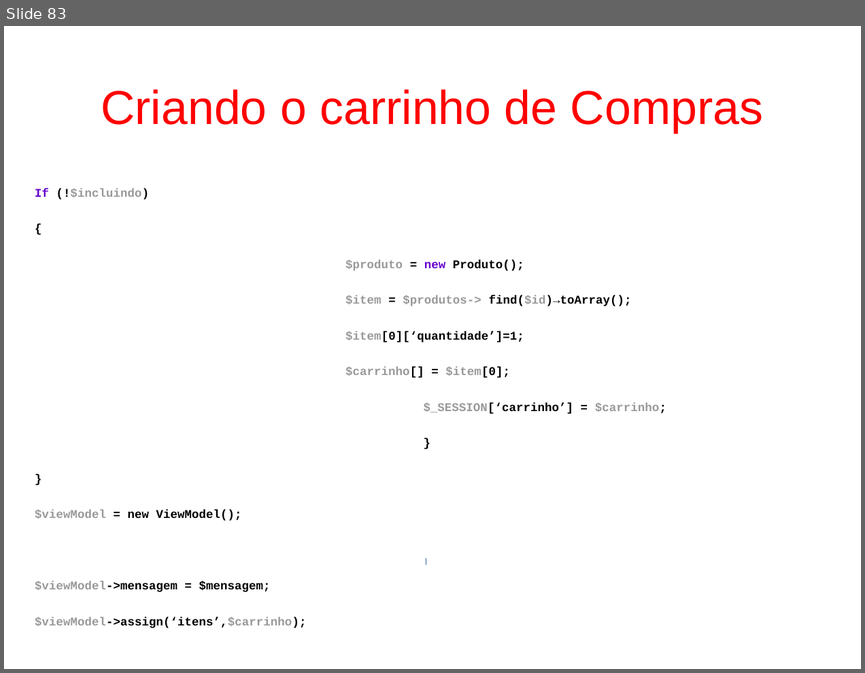
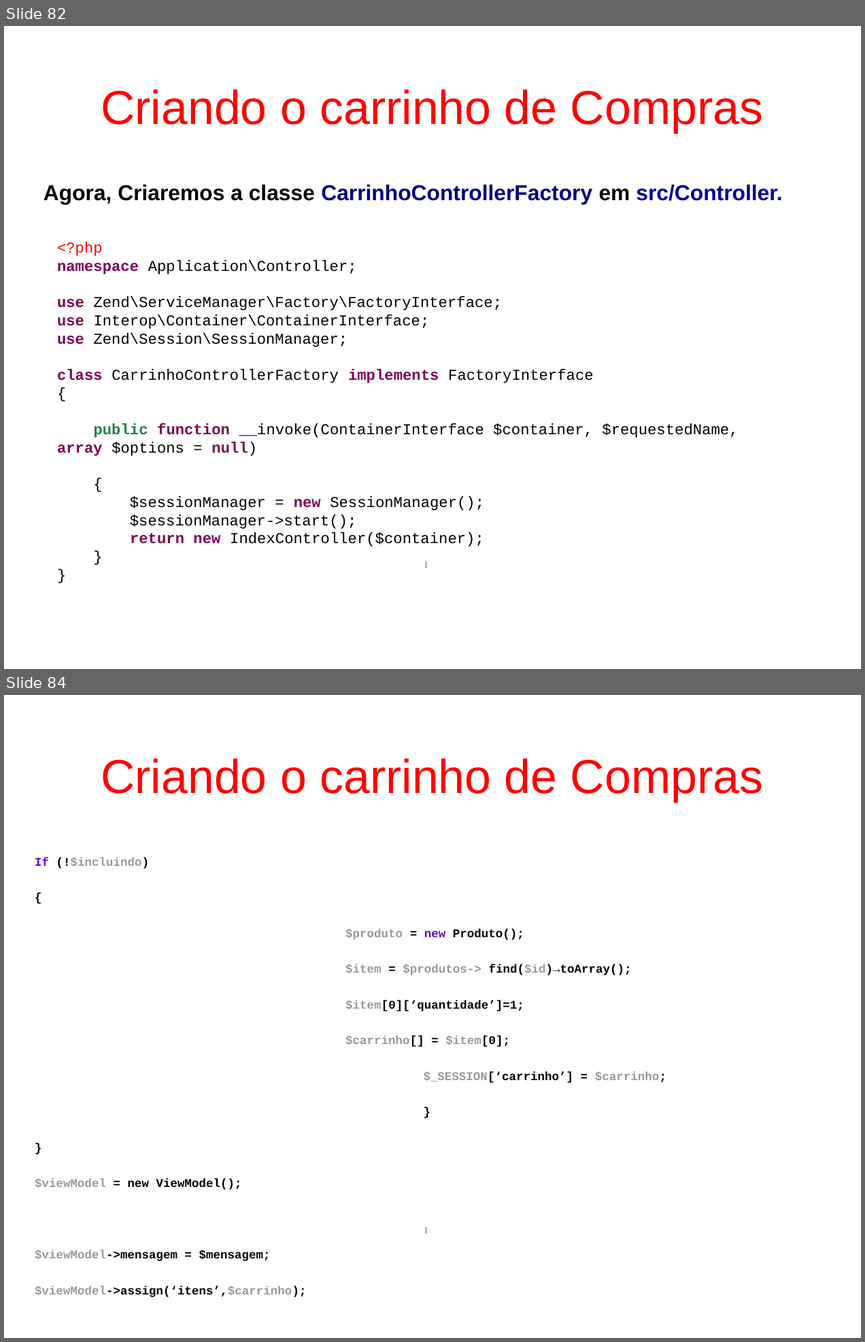
Before and after one commit to fgsl/lojasacme, a slide deck: docs/tutorial.odp. Shown one above the other, each under a label of ours: slide 83 before the commit, slides 82 and 84 after it; the slides between them are not shown. The pictures are 865x673 and 865x1342 pixels, drawn with LibreOffice and Linux fonts; fonts in the diff are those of the drawing. Boxes give left, top, right and bottom in pixels: in the first picture for what was removed or moved away, otherwise in the second. Text is boxed around its words. In the diff, an @@ line names an element or a change of style, - is before the commit and + after.

Commit message:
Criar CarrinhoControllerFactory #39

```diff
--- a/docs/tutorial.odp
+++ b/docs/tutorial.odp
@@ slide 82 added at bbox=[4, 26, 861, 669], background #FFFFFF @@
@@ title added at bbox=[101, 89, 763, 133], 44 pt, text #FF0000 @@
+Criando o carrinho de Compras
@@ text added at bbox=[43, 184, 782, 204], 20 pt, text #000080, bold @@
+Agora, Criaremos a classe CarrinhoControllerFactory em src/Controller.
@@ text added at bbox=[57, 242, 738, 546], 14 pt, text #000000 @@
+<?php
+namespace Application\Controller;
+use Zend\ServiceManager\Factory\FactoryInterface;
+use Interop\Container\ContainerInterface;
+use Zend\Session\SessionManager;
+class CarrinhoControllerFactory implements FactoryInterface
+{
+public function __invoke(ContainerInterface $container, $requestedName, array $options = null)
+{
+$sessionManager = new SessionManager();
+$sessionManager->start();
+return new IndexController($container);
+}
+}
@@ rectangle added at bbox=[426, 562, 426, 568], fill #729FCF, outline #3465A4 0 pt @@
@@ what was slide 83 is now slide 84 @@
```
Also in this commit, not shown: 1 slide changed, 1 other slide added, 1 slide removed, 3 other files.
